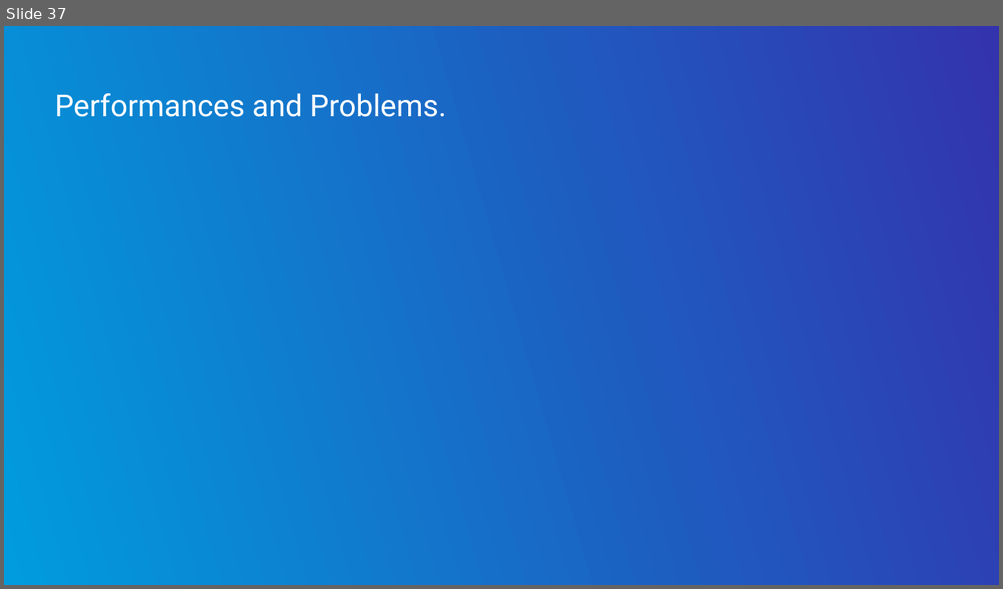
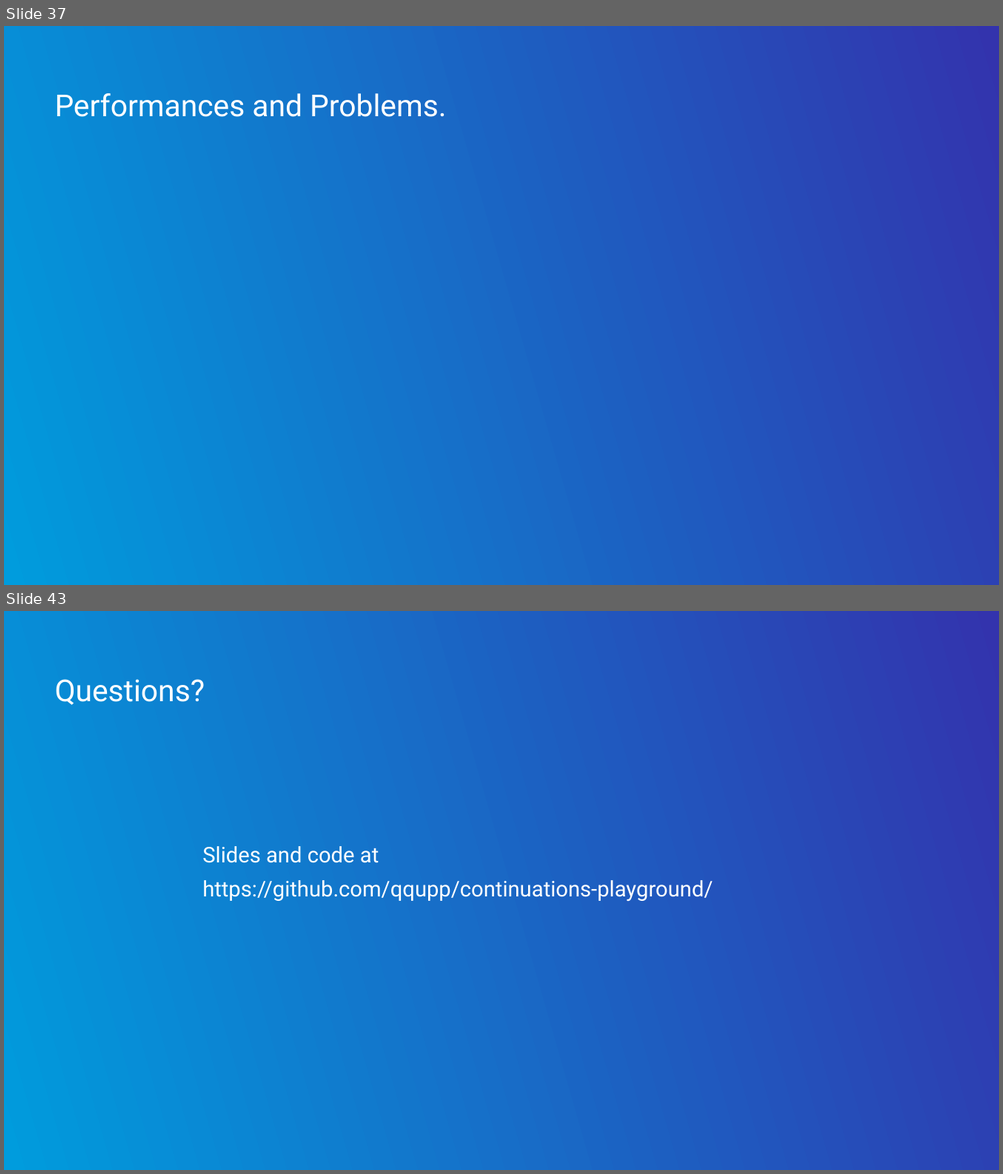
Before and after one commit to qqupp/continuations-playground, a slide deck: docs/diy-continuations.pptx. Shown one above the other, each under a label of ours: slide 37 before the commit, slides 37 and 43 after it; the slides between them are not shown. The pictures are 1003x589 and 1003x1174 pixels, drawn with LibreOffice and Linux fonts; fonts in the diff are those of the drawing. Boxes give left, top, right and bottom in pixels: in the first picture for what was removed or moved away, otherwise in the second. Text is boxed around its words. In the diff, an @@ line names an element or a change of style, - is before the commit and + after.

```diff
--- a/docs/diy-continuations.pptx
+++ b/docs/diy-continuations.pptx
@@ slide 43 added at (4,611,999,1170), background gradient #009CDD to #3333AD @@
@@ title added at (55,679,205,705), 28 pt, text #FFFFFF @@
+Questions?
@@ text added at (202,846,712,902), 20 pt, text #FFFFFF @@
+Slides and code at
+https://github.com/qqupp/continuations-playground/
```
Also in this commit, not shown: 1 slide changed, 4 other slides added, 3 slides removed, 2 other files.
